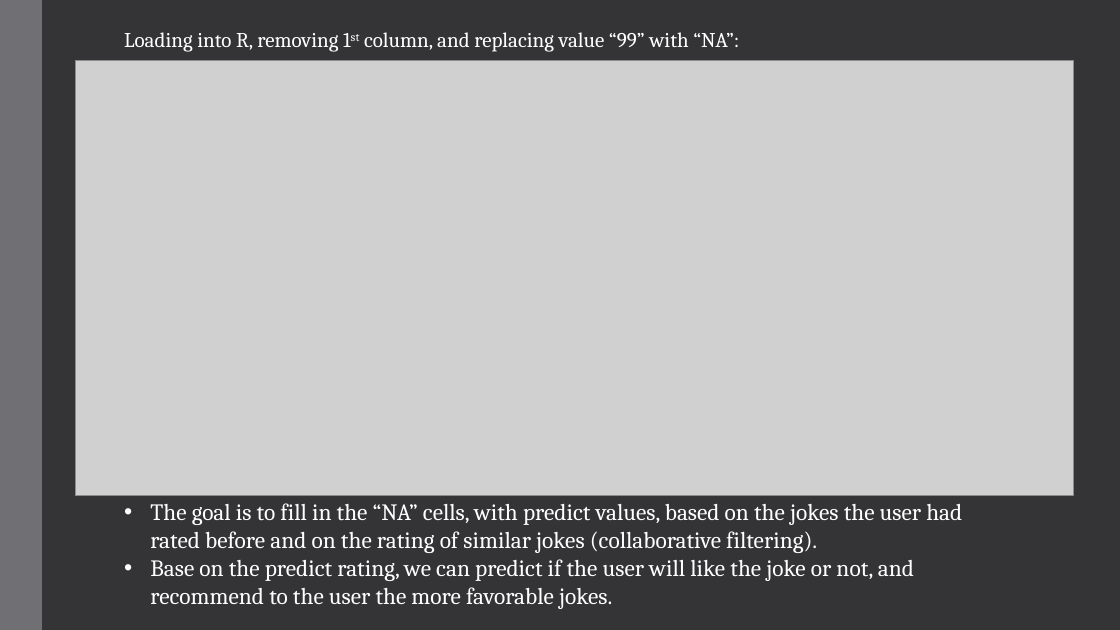
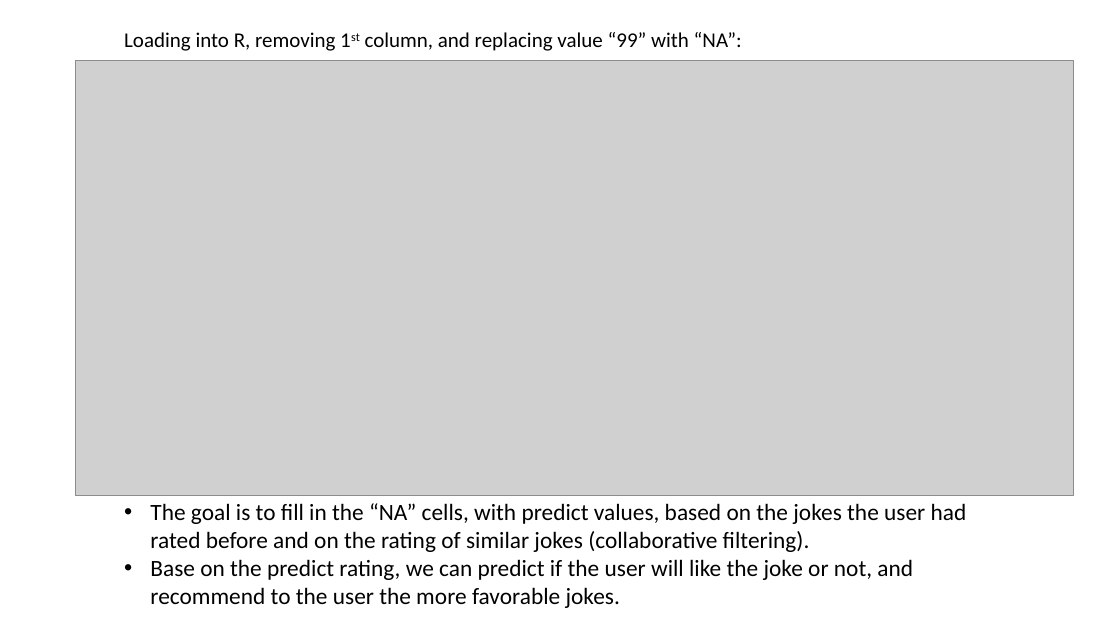
Before and after one commit to Tyllis/Data607, a slide deck: slide 3 of jester-collaborative-filtering.pptx. Drawn at 1120x630 pixels with LibreOffice and Linux fonts; fonts in the diff are those of the drawing; grey boxes stand for pictures. Boxes give left, top, right and bottom in pixels: in the first picture for what was removed or moved away, otherwise in the second. Text is boxed around its words. In the diff, an @@ line names an element or a change of style, - is before the commit and + after.

```diff
--- a/jester-collaborative-filtering.pptx
+++ b/jester-collaborative-filtering.pptx
@@ background #353537 to #FFFFFF @@
@@ rectangle removed at [0,0,42,630] @@
@@ text "Loading into R, removing 1st ..." at [124,32,742,51]: font Cambria to Calibri, text colour #FFFFFF to #000000 @@
@@ text "The goal is to fill ..." at [150,503,967,608]: font Cambria to Calibri, text colour #FFFFFF to #000000 @@
```
Also in this commit, not shown: 3 other slides changed, 4 slides added, 1 slide removed.
